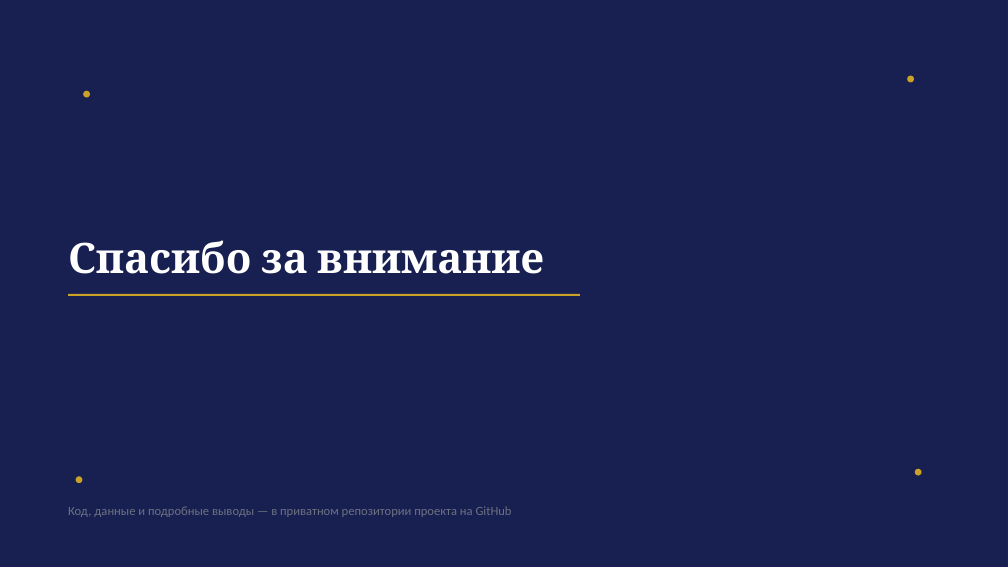
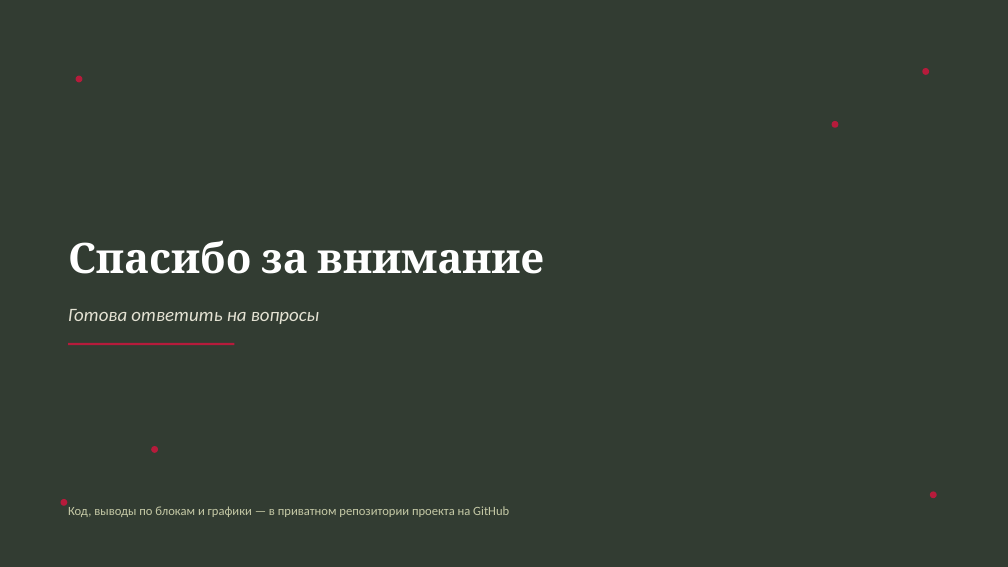
Before and after one commit to AnastasiyaEremina/final_project_hse_eremina, a slide deck: slide 12 of presentation/presentation.pptx (slide 9 before the commit). Drawn at 1008x567 pixels with LibreOffice and Linux fonts; fonts in the diff are those of the drawing. Boxes give left, top, right and bottom in pixels: in the first picture for what was removed or moved away, otherwise in the second. Text is boxed around its words. In the diff, an @@ line names an element or a change of style, - is before the commit and + after.

```diff
--- a/presentation/presentation.pptx
+++ b/presentation/presentation.pptx
@@ background #1E2761 to #323C32 @@
@@ rectangle removed at bbox=[0, 0, 1008, 567] @@
@@ ellipse: place and size @@
-ellipse at bbox=[83, 91, 90, 98]
+ellipse at bbox=[76, 76, 82, 82]
@@ ellipse: place and size @@
-ellipse at bbox=[907, 76, 914, 82]
+ellipse at bbox=[923, 68, 929, 75]
@@ ellipse added at bbox=[832, 121, 839, 128], fill #B61B3B @@
@@ line removed from (68, 295) to (580, 295) @@
@@ text added at bbox=[68, 309, 319, 324], 18 pt, text #E4E2D3, italic @@
+Готова ответить на вопросы
@@ line added from (68, 344) to (234, 344), #B61B3B 2 pt @@
@@ ellipse added at bbox=[151, 446, 158, 453], fill #B61B3B @@
@@ fill #C9A227 to #B61B3B in 4 elements at bbox=[923, 68, 929, 75], bbox=[76, 76, 82, 82], bbox=[930, 492, 937, 498], bbox=[60, 499, 67, 506] @@
@@ ellipse: place and size @@
-ellipse at bbox=[76, 476, 82, 483]
+ellipse at bbox=[60, 499, 67, 506]
@@ text at bbox=[68, 506, 509, 517]: text changed; text colour #6B7280 to #C5C9A6 @@
-Код, данные и подробные выводы — в приватном репозитории проекта на GitHub
+Код, выводы по блокам и графики — в приватном репозитории проекта на GitHub
@@ ellipse: place and size @@
-ellipse at bbox=[915, 469, 922, 476]
+ellipse at bbox=[930, 492, 937, 498]
```
Also in this commit, not shown: 5 other slides changed, 6 slides added, 3 slides removed, 13 other files.
